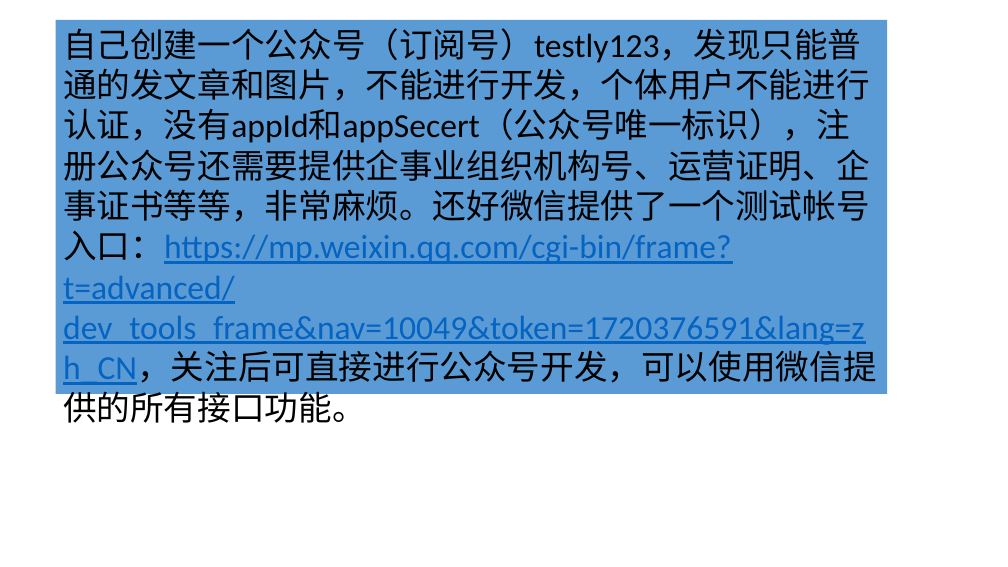
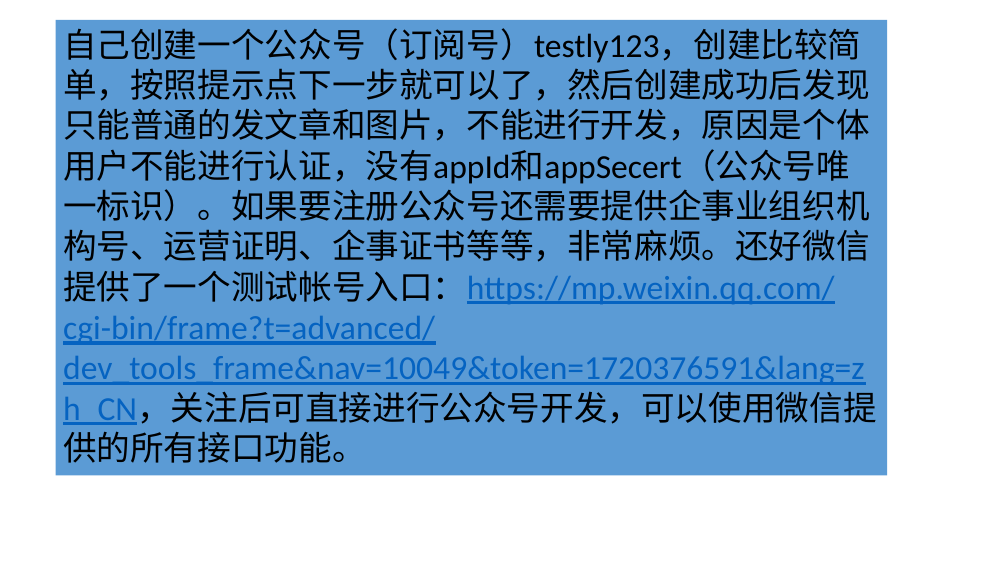
Before and after one commit to liyang1900/test, a slide deck: slide 6 of 微信公众号.pptx (slide 5 before the commit). Drawn at 1008x567 pixels with LibreOffice and Linux fonts; fonts in the diff are those of the drawing. Boxes give left, top, right and bottom in pixels: in the first picture for what was removed or moved away, otherwise in the second. Text is boxed around its words. In the diff, an @@ line names an element or a change of style, - is before the commit and + after.

```diff
--- a/微信公众号.pptx
+++ b/微信公众号.pptx
@@ rectangle "自己创建一个公众号（订阅号）testly123，创建比较简单，按照提示点下一步就可以了，然后创建成功后发现只能普通的发文 ..." resized from (x1=56, y1=20, x2=888, y2=394) to (x1=56, y1=20, x2=888, y2=475) @@
@@ text in rectangle at (x1=63, y1=28, x2=877, y2=463): text changed @@
-自己创建一个公众号（订阅号）testly123，发现只能普通的发文章和图片，不能进行开发，个体用户不能进行认证，没有appId和appSecert（公众号唯一标识），注册公众号还需要提供企事业组织机构号、运营证明、企事证书等等，非常麻烦。还好微信提供了一个测试帐号入口：https://mp.weixin.qq.com/cgi-bin/frame?t=advanced/dev_tools_frame&nav=10049&token=1720376591&lang=zh_CN，关注后可直接进行公众号开发，可以使用微信提供的所有接口功能。
+自己创建一个公众号（订阅号）testly123，创建比较简单，按照提示点下一步就可以了，然后创建成功后发现只能普通的发文章和图片，不能进行开发，原因是个体用户不能进行认证，没有appId和appSecert（公众号唯一标识）。如果要注册公众号还需要提供企事业组织机构号、运营证明、企事证书等等，非常麻烦。还好微信提供了一个测试帐号入口：https://mp.weixin.qq.com/cgi-bin/frame?t=advanced/dev_tools_frame&nav=10049&token=1720376591&lang=zh_CN，关注后可直接进行公众号开发，可以使用微信提供的所有接口功能。
```
Also in this commit, not shown: 6 slides added.
